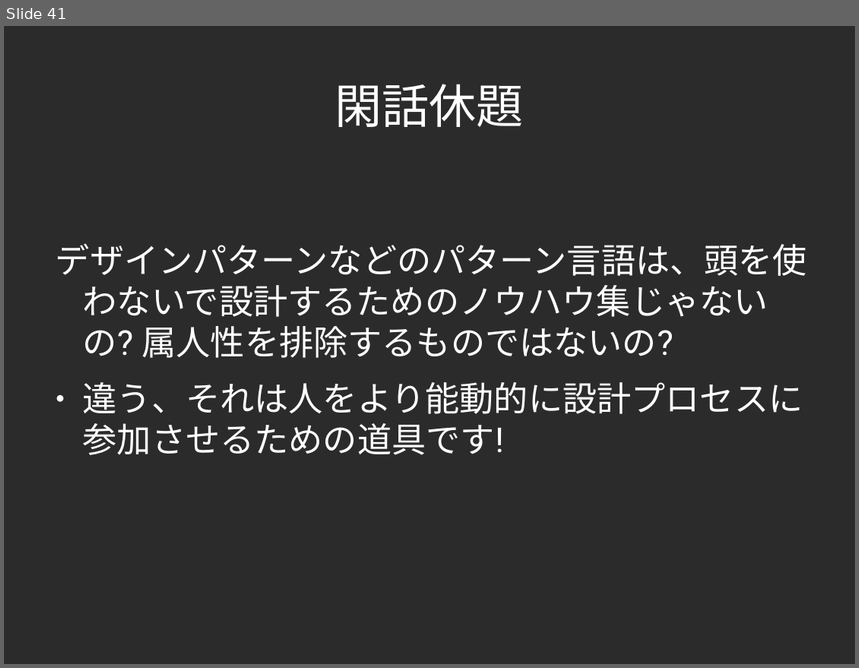
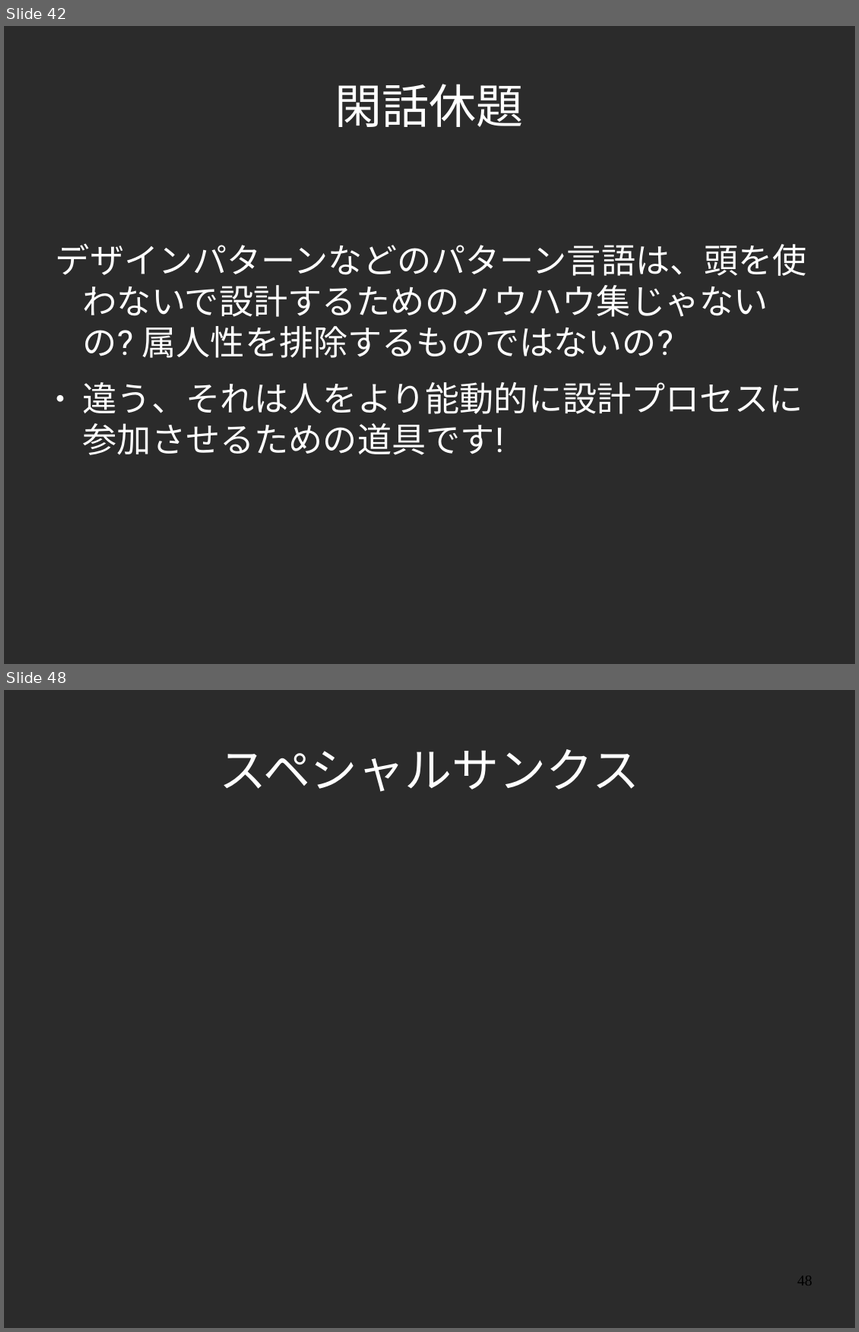
Before and after one commit to yojik/yojik-lib, a slide deck: 2009devsumi/oo_exercise/doc/devsum.odp. Shown one above the other, each under a label of ours: slide 41 before the commit, slides 42 and 48 after it; the slides between them are not shown. The pictures are 859x668 and 859x1332 pixels, drawn with LibreOffice and Linux fonts; fonts in the diff are those of the drawing; background and template pictures are left out; a plain dark background stands for a picture behind light text. Boxes give left, top, right and bottom in pixels: in the first picture for what was removed or moved away, otherwise in the second. Text is boxed around its words. In the diff, an @@ line names an element or a change of style, - is before the commit and + after.

```diff
--- a/2009devsumi/oo_exercise/doc/devsum.odp
+++ b/2009devsumi/oo_exercise/doc/devsum.odp
@@ slide 48 added at box(4, 690, 855, 1328), background picture (left out) @@
@@ title added at box(219, 749, 639, 792), 44 pt, text #FFFFFF @@
+スペシャルサンクス
@@ page number added at box(797, 1277, 813, 1286), 14 pt, text #000000 @@
+48
@@ what was slide 41 is now slide 42 @@
```
Also in this commit, not shown: 9 slides changed, 7 other slides added, 4 slides removed.
